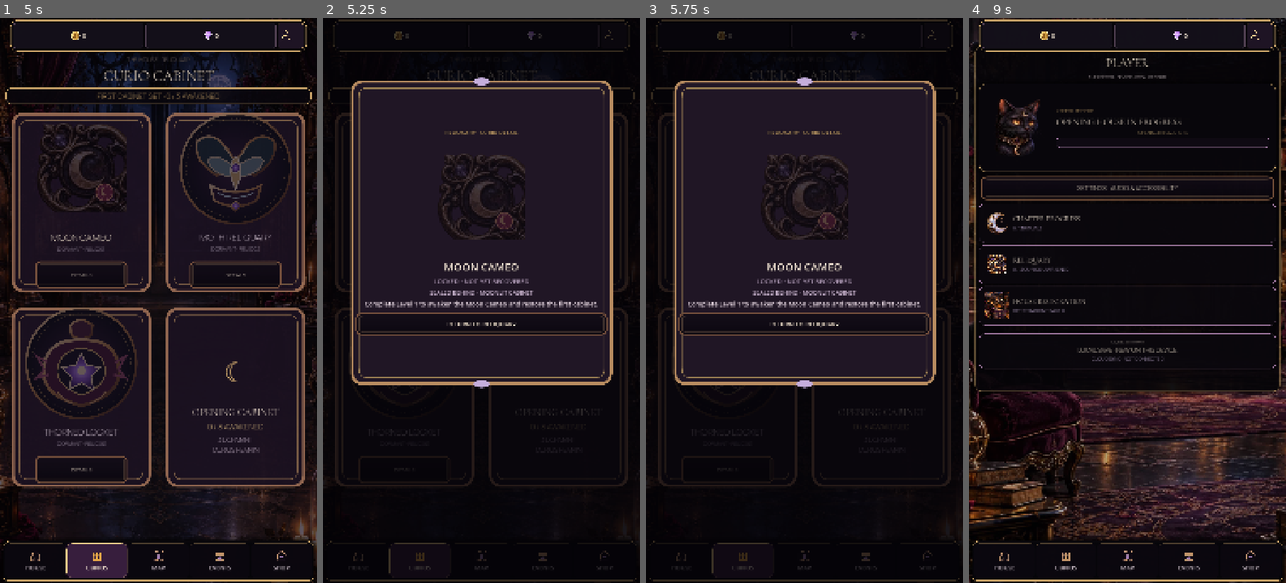
Above: before the commit, frames 1-4 (left to right).
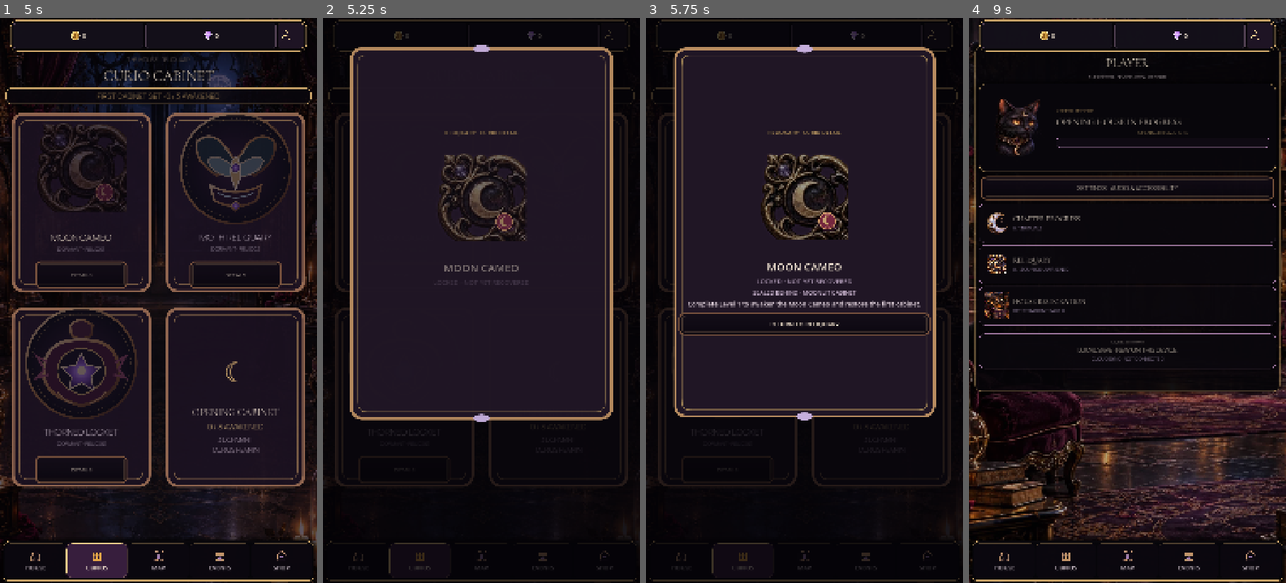
Above: after the commit, the same moments.

Repository: Jay-prodesign/akilta-match3
Game: Godot game, scene res://src/app/app_bootstrap.tscn
Two runs of this game, one before a commit and one after it. Both use one fixed random seed, a clock stepped at 60 frames per second and the inputs below.
Inputs (mouse positions are in pixels of both pictures, inside the frame that each line leads up to):
- Up to frame 1 (5 s): click "ENTER THE HOUSE" at 0.5 s; click (85, 328) at 1.25 s; click "PLAY LEVEL 1" at 2 s; click (34, 560) at 2.75 s; click "PLAY LEVEL 1" at 3.5 s; click (98, 560) at 4.25 s
- Up to frame 2 (5.25 s): click "DETAILS" at 5 s
- Up to frame 3 (5.75 s): no input
- Up to frame 4 (9 s): click (1127, 560) at 5.75 s; click (1187, 560) at 6.5 s; click (1251, 560) at 7.25 s; click "RETURN TO RELIQUARY" at 8 s; click (1260, 34) at 8.75 s

Frame 1 is identical in both runs. In frame 2, 11% of the frame differs, in the area x 8-92%, y 4-72%; in frame 3, 11%; in frame 4, nothing differs.

Commit message:
Choreograph Reliquary detail interactions and modal reveal

Diff:
--- a/src/app/app_bootstrap.gd
+++ b/src/app/app_bootstrap.gd
@@ -140,12 +140,19 @@
 		return false
 	var screen: Node = CollectionScene.instantiate()
 	_show_screen(screen)
+	if screen.has_method("apply_presentation_settings"):
+		screen.apply_presentation_settings(user_settings.get_presentation_state())
 	screen.set_progress(progress)
 	_install_product_navigation(screen, "curios")
 	screen.back_requested.connect(_on_collection_back)
 	if screen.has_signal("house_inspect_requested"):
 		screen.house_inspect_requested.connect(_on_collection_house_inspect_requested)
-	return true
+	if screen.has_signal("interaction_feedback_requested"):
+		screen.interaction_feedback_requested.connect(_on_collection_interaction_feedback_requested)
+	return true
+
+func _on_collection_interaction_feedback_requested(_kind: String = "ui") -> void:
+	_emit_shell_feedback()
 
 func show_map() -> bool:
 	if not navigation.go(NavigationScript.Route.MAP):
--- a/src/ui/collection/curio_collection.gd
+++ b/src/ui/collection/curio_collection.gd
@@ -3,6 +3,7 @@
 
 signal back_requested
 signal house_inspect_requested(curio_id: String)
+signal interaction_feedback_requested(kind: String)
 
 const PieceAssetLoader = preload("res://src/match3/presentation/piece_asset_loader.gd")
 const ScreenArt = preload("res://src/ui/shared/screen_art_registry.gd")
@@ -17,6 +18,8 @@
 var progress
 var _detail_overlay: Control
 var _moon_textures: Dictionary = {}
+var _reduced_motion: bool = false
+var _reliquary_tactile_buttons: Array[Button] = []
 
 @onready var backdrop: TextureRect = $ReliquaryMoonlitBackdrop
 @onready var count_label: Label = $Layout/Count
@@ -57,6 +60,9 @@
 	ProductionChrome.apply_action_button(slot3_action, "utility", "reliquary_detail")
 	ProductionChrome.apply_compact_panel(set_summary, "reliquary_set_summary")
 	ProductionChrome.apply_action_button(back_button, "utility", "reliquary_back")
+	_bind_reliquary_tactile(moon_action, "moon_details", 0.965)
+	_bind_reliquary_tactile(slot2_action, "moth_details", 0.965)
+	_bind_reliquary_tactile(slot3_action, "thorned_details", 0.965)
 	back_button.pressed.connect(func(): back_requested.emit())
 	moon_action.pressed.connect(func(): _open_curio_detail("moon_cameo"))
 	slot2_action.pressed.connect(func(): _open_curio_detail("moth_reliquary"))
@@ -66,6 +72,85 @@
 func set_progress(value) -> void:
 	progress = value
 	_refresh()
+
+func apply_presentation_settings(state: Dictionary) -> void:
+	_reduced_motion = bool(state.get("reduced_motion", false))
+	for button in _reliquary_tactile_buttons:
+		button.set_meta("reliquary_tactile_reduced_motion", _reduced_motion)
+		if _reduced_motion:
+			_stop_reliquary_tactile_tween(button)
+			button.scale = Vector2.ONE
+			button.modulate = Color.WHITE
+			button.set_meta("reliquary_tactile_phase", "idle")
+	if _detail_overlay != null and is_instance_valid(_detail_overlay) and _detail_overlay.has_method("apply_presentation_settings"):
+		_detail_overlay.apply_presentation_settings(state)
+
+func curio_interaction_contract() -> Dictionary:
+	return {
+		"details_tactile": [moon_action, slot2_action, slot3_action].all(func(button): return button != null and bool(button.get_meta("reliquary_tactile_bound", false)) and float(button.get_meta("reliquary_tactile_press_scale", 1.0)) <= 0.97),
+		"feedback_signal": has_signal("interaction_feedback_requested"),
+		"reduced_motion_supported": true,
+		"hidden_back_ignored": back_button != null and not back_button.visible and not bool(back_button.get_meta("reliquary_tactile_bound", false)),
+	}
+
+func _bind_reliquary_tactile(button: Button, role: String, press_scale: float) -> void:
+	if button == null:
+		return
+	button.set_meta("reliquary_tactile_role", role)
+	button.set_meta("reliquary_tactile_press_scale", press_scale)
+	button.set_meta("reliquary_tactile_reduced_motion", _reduced_motion)
+	if bool(button.get_meta("reliquary_tactile_bound", false)):
+		return
+	button.set_meta("reliquary_tactile_bound", true)
+	_reliquary_tactile_buttons.append(button)
+	button.button_down.connect(_press_reliquary_tactile.bind(button))
+	button.button_up.connect(_release_reliquary_tactile.bind(button))
+	button.mouse_exited.connect(_release_reliquary_tactile.bind(button))
+	button.focus_exited.connect(_release_reliquary_tactile.bind(button))
+
+func _press_reliquary_tactile(button: Button) -> void:
+	if button == null or button.disabled or not button.visible:
+		return
+	_stop_reliquary_tactile_tween(button)
+	button.pivot_offset = button.size * 0.5
+	button.set_meta("reliquary_tactile_phase", "pressed")
+	interaction_feedback_requested.emit("ui")
+	if bool(button.get_meta("reliquary_tactile_reduced_motion", false)):
+		button.scale = Vector2.ONE
+		button.modulate = Color.WHITE
+		return
+	var target_scale := clampf(float(button.get_meta("reliquary_tactile_press_scale", 0.965)), 0.94, 0.98)
+	var tween := create_tween()
+	button.set_meta("reliquary_tactile_tween", tween)
+	tween.set_parallel(true)
+	tween.tween_property(button, "scale", Vector2(target_scale, target_scale), 0.06).set_trans(Tween.TRANS_QUAD).set_ease(Tween.EASE_OUT)
+	tween.tween_property(button, "modulate", Color(1.0, 0.95, 0.87, 1.0), 0.06).set_trans(Tween.TRANS_QUAD).set_ease(Tween.EASE_OUT)
+
+func _release_reliquary_tactile(button: Button) -> void:
+	if button == null:
+		return
+	_stop_reliquary_tactile_tween(button)
+	button.pivot_offset = button.size * 0.5
+	button.set_meta("reliquary_tactile_phase", "release")
+	if bool(button.get_meta("reliquary_tactile_reduced_motion", false)):
+		button.scale = Vector2.ONE
+		button.modulate = Color.WHITE
+		button.set_meta("reliquary_tactile_phase", "idle")
+		return
+	var tween := create_tween()
+	button.set_meta("reliquary_tactile_tween", tween)
+	tween.set_parallel(true)
+	tween.tween_property(button, "scale", Vector2.ONE, 0.16).set_trans(Tween.TRANS_BACK).set_ease(Tween.EASE_OUT)
+	tween.tween_property(button, "modulate", Color.WHITE, 0.11).set_trans(Tween.TRANS_QUAD).set_ease(Tween.EASE_OUT)
+	tween.finished.connect(func(): button.set_meta("reliquary_tactile_phase", "idle"))
+
+func _stop_reliquary_tactile_tween(button: Button) -> void:
+	if button == null or not button.has_meta("reliquary_tactile_tween"):
+		return
+	var previous = button.get_meta("reliquary_tactile_tween")
+	if previous is Tween and (previous as Tween).is_valid():
+		(previous as Tween).kill()
+	button.remove_meta("reliquary_tactile_tween")
 
 func _refresh() -> void:
 	if not is_node_ready():
@@ -179,11 +264,15 @@
 	overlay.name = "CurioDetailOverlay"
 	add_child(overlay)
 	_detail_overlay = overlay
+	if overlay.has_method("apply_presentation_settings"):
+		overlay.apply_presentation_settings({"reduced_motion": _reduced_motion})
 	if not bool(overlay.configure(curio_id, data, awakened, texture)):
 		overlay.queue_free()
 		_detail_overlay = null
 		return
 	overlay.close_requested.connect(_close_curio_detail)
+	if overlay.has_signal("interaction_feedback_requested"):
+		overlay.interaction_feedback_requested.connect(func(kind: String): interaction_feedback_requested.emit(kind))
 	overlay.view_house_requested.connect(func(id: String): house_inspect_requested.emit(id))
 
 func _close_curio_detail() -> void:
--- a/src/ui/collection/curio_detail_panel.gd
+++ b/src/ui/collection/curio_detail_panel.gd
@@ -3,9 +3,17 @@
 
 signal close_requested
 signal view_house_requested(curio_id: String)
+signal interaction_feedback_requested(kind: String)
 
 var _curio_id: String = ""
-
+var _reduced_motion: bool = false
+var _closing: bool = false
+var _presented: bool = false
+var _intro_tween: Tween
+var _exit_tween: Tween
+var _detail_tactile_buttons: Array[Button] = []
+
+@onready var veil: ColorRect = $Veil
 @onready var card: PanelContainer = $CurioDetailCard
 @onready var hero_art: TextureRect = $CurioDetailCard/Content/HeroArt
 @onready var title: Label = $CurioDetailCard/Content/Name
@@ -19,7 +27,9 @@
 	ProductionChrome.apply_primary(card)
 	ProductionChrome.apply_action_button(view_house, "primary", "curio_view_house")
 	ProductionChrome.apply_action_button(close, "utility", "curio_return_reliquary")
-	close.pressed.connect(func(): close_requested.emit())
+	_bind_detail_tactile(view_house, "view_house", 0.955)
+	_bind_detail_tactile(close, "close", 0.97)
+	close.pressed.connect(_request_close)
 	view_house.pressed.connect(func(): view_house_requested.emit(_curio_id))
 
 func configure(curio_id: String, data: Dictionary, awakened: bool, texture: Texture2D) -> bool:
@@ -36,7 +46,149 @@
 	view_house.visible = awakened
 	card.set_meta("curio_id", curio_id)
 	card.set_meta("ownership_state", "awakened" if awakened else "locked")
+	call_deferred("_play_intro")
 	return true
+
+func apply_presentation_settings(state: Dictionary) -> void:
+	_reduced_motion = bool(state.get("reduced_motion", false))
+	for button in _detail_tactile_buttons:
+		button.set_meta("detail_tactile_reduced_motion", _reduced_motion)
+		if _reduced_motion:
+			_stop_detail_tactile_tween(button)
+			button.scale = Vector2.ONE
+			button.modulate = Color.WHITE
+	if _reduced_motion and _presented:
+		_settle_modal()
+
+func _bind_detail_tactile(button: Button, role: String, press_scale: float) -> void:
+	if button == null:
+		return
+	button.set_meta("detail_tactile_role", role)
+	button.set_meta("detail_tactile_press_scale", press_scale)
+	button.set_meta("detail_tactile_reduced_motion", _reduced_motion)
+	if bool(button.get_meta("detail_tactile_bound", false)):
+		return
+	button.set_meta("detail_tactile_bound", true)
+	_detail_tactile_buttons.append(button)
+	button.button_down.connect(_press_detail_tactile.bind(button))
+	button.button_up.connect(_release_detail_tactile.bind(button))
+	button.mouse_exited.connect(_release_detail_tactile.bind(button))
+	button.focus_exited.connect(_release_detail_tactile.bind(button))
+
+func _press_detail_tactile(button: Button) -> void:
+	if button == null or button.disabled or not button.visible:
+		return
+	_stop_detail_tactile_tween(button)
+	button.pivot_offset = button.size * 0.5
+	button.set_meta("detail_tactile_phase", "pressed")
+	interaction_feedback_requested.emit("ui")
+	if bool(button.get_meta("detail_tactile_reduced_motion", false)):
+		button.scale = Vector2.ONE
+		button.modulate = Color.WHITE
+		return
+	var target_scale := clampf(float(button.get_meta("detail_tactile_press_scale", 0.97)), 0.94, 0.985)
+	var tween := create_tween()
+	button.set_meta("detail_tactile_tween", tween)
+	tween.set_parallel(true)
+	tween.tween_property(button, "scale", Vector2(target_scale, target_scale), 0.055).set_trans(Tween.TRANS_QUAD).set_ease(Tween.EASE_OUT)
+	tween.tween_property(button, "modulate", Color(1.0, 0.95, 0.86, 1.0), 0.055).set_trans(Tween.TRANS_QUAD).set_ease(Tween.EASE_OUT)
+
+func _release_detail_tactile(button: Button) -> void:
+	if button == null:
+		return
+	_stop_detail_tactile_tween(button)
+	button.pivot_offset = button.size * 0.5
+	button.set_meta("detail_tactile_phase", "release")
+	if bool(button.get_meta("detail_tactile_reduced_motion", false)):
+		button.scale = Vector2.ONE
+		button.modulate = Color.WHITE
+		button.set_meta("detail_tactile_phase", "idle")
+		return
+	var tween := create_tween()
+	button.set_meta("detail_tactile_tween", tween)
+	tween.set_parallel(true)
+	tween.tween_property(button, "scale", Vector2.ONE, 0.15).set_trans(Tween.TRANS_BACK).set_ease(Tween.EASE_OUT)
+	tween.tween_property(button, "modulate", Color.WHITE, 0.11).set_trans(Tween.TRANS_QUAD).set_ease(Tween.EASE_OUT)
+	tween.finished.connect(func(): button.set_meta("detail_tactile_phase", "idle"))
+
+func _stop_detail_tactile_tween(button: Button) -> void:
+	if button == null or not button.has_meta("detail_tactile_tween"):
+		return
+	var previous = button.get_meta("detail_tactile_tween")
+	if previous is Tween and (previous as Tween).is_valid():
+		(previous as Tween).kill()
+	button.remove_meta("detail_tactile_tween")
+
+func _play_intro() -> void:
+	if _presented or card == null or veil == null:
+		return
+	_presented = true
+	set_meta("modal_phase", "opening")
+	card.pivot_offset = card.size * 0.5
+	var rest_position := card.position
+	card.set_meta("modal_rest_position", rest_position)
+	if _reduced_motion:
+		_settle_modal()
+		return
+	veil.modulate = Color(1, 1, 1, 0)
+	card.modulate = Color(1, 1, 1, 0)
+	card.scale = Vector2(0.94, 0.94)
+	card.position = rest_position + Vector2(0, 24)
+	var content := card.get_node_or_null("Content") as Control
+	if content != null:
+		for child in content.get_children():
+			if child is CanvasItem:
+				(child as CanvasItem).modulate = Color(1, 1, 1, 0)
+	_intro_tween = create_tween()
+	_intro_tween.set_parallel(true)
+	_intro_tween.tween_property(veil, "modulate", Color.WHITE, 0.18).set_trans(Tween.TRANS_QUAD).set_ease(Tween.EASE_OUT)
+	_intro_tween.tween_property(card, "modulate", Color.WHITE, 0.18).set_delay(0.035).set_trans(Tween.TRANS_QUAD).set_ease(Tween.EASE_OUT)
+	_intro_tween.tween_property(card, "scale", Vector2.ONE, 0.24).set_delay(0.035).set_trans(Tween.TRANS_BACK).set_ease(Tween.EASE_OUT)
+	_intro_tween.tween_property(card, "position", rest_position, 0.22).set_delay(0.035).set_trans(Tween.TRANS_QUAD).set_ease(Tween.EASE_OUT)
+	if content != null:
+		var child_index := 0
+		for child in content.get_children():
+			if child is CanvasItem:
+				_intro_tween.tween_property(child, "modulate", Color.WHITE, 0.15).set_delay(0.09 + float(child_index) * 0.025).set_trans(Tween.TRANS_QUAD).set_ease(Tween.EASE_OUT)
+				child_index += 1
+	_intro_tween.finished.connect(func(): set_meta("modal_phase", "idle"))
+
+func _request_close() -> void:
+	if _closing:
+		return
+	_closing = true
+	set_meta("modal_phase", "closing")
+	if _intro_tween != null and _intro_tween.is_valid():
+		_intro_tween.kill()
+	if _reduced_motion:
+		close_requested.emit()
+		return
+	var rest_position: Vector2 = card.get_meta("modal_rest_position", card.position)
+	_exit_tween = create_tween()
+	_exit_tween.set_parallel(true)
+	_exit_tween.tween_property(veil, "modulate", Color(1, 1, 1, 0), 0.14).set_trans(Tween.TRANS_QUAD).set_ease(Tween.EASE_IN)
+	_exit_tween.tween_property(card, "modulate", Color(1, 1, 1, 0), 0.14).set_trans(Tween.TRANS_QUAD).set_ease(Tween.EASE_IN)
+	_exit_tween.tween_property(card, "scale", Vector2(0.96, 0.96), 0.14).set_trans(Tween.TRANS_QUAD).set_ease(Tween.EASE_IN)
+	_exit_tween.tween_property(card, "position", rest_position + Vector2(0, 18), 0.14).set_trans(Tween.TRANS_QUAD).set_ease(Tween.EASE_IN)
+	_exit_tween.finished.connect(func(): close_requested.emit())
+
+func _settle_modal() -> void:
+	if _intro_tween != null and _intro_tween.is_valid():
+		_intro_tween.kill()
+	if _exit_tween != null and _exit_tween.is_valid():
+		_exit_tween.kill()
+	var rest_position: Vector2 = card.get_meta("modal_rest_position", card.position)
+	veil.modulate = Color.WHITE
+	card.modulate = Color.WHITE
+	card.scale = Vector2.ONE
+	card.position = rest_position
+	var content := card.get_node_or_null("Content") as Control
+	if content != null:
+		for child in content.get_children():
+			if child is CanvasItem:
+				(child as CanvasItem).modulate = Color.WHITE
+	if not _closing:
+		set_meta("modal_phase", "idle")
 
 func detail_contract() -> Dictionary:
 	return {
@@ -47,5 +199,9 @@
 		"asset_backed_actions": view_house != null and view_house.get_theme_stylebox("normal") is StyleBoxTexture and close ! …(264 unchanged characters)…
 		"content_bounded_card": card != null and card.anchor_bottom - card.anchor_top <= 0.57,
 		"modal_veil_strength": ($Veil as ColorRect).color.a >= 0.74,
+		"modal_choreography": has_meta("modal_phase") and _presented,
+		"tactile_actions": close != null and bool(close.get_meta("detail_tactile_bound", false)) and view_house != null and bool(view_house.get_meta("detail_tactile_bound", false)),
+		"reduced_motion_supported": true,
+		"feedback_signal": has_signal("interaction_feedback_requested"),
 		"authored_scene": true,
 	}
--- a/tests/unit/test_reliquary_production_screen.gd
+++ b/tests/unit/test_reliquary_production_screen.gd
@@ -21,6 +21,11 @@
 	await process_frame
 
 	var contract: Dictionary = screen.curio_asset_contract()
+	var interaction: Dictionary = screen.curio_interaction_contract()
+	_expect(bool(interaction.get("details_tactile", false)), "Reliquary DETAILS actions must own visible press/release depth")
+	_expect(bool(interaction.get("feedback_signal", false)), "Reliquary DETAILS actions must expose semantic UI feedback")
+	_expect(bool(interaction.get("reduced_motion_supported", false)), "Reliquary interaction craft must support Reduced Motion")
+	_expect(bool(interaction.get("hidden_back_ignored", false)), "Reliquary interaction craft must ignore the hidden legacy Back action")
 	_expect(bool(contract.get("raster_runtime", false)), "Reliquary must use raster runtime Curio art")
 	_expect(bool(contract.get("authored_display_slots", false)), "Reliquary must own three authored Curio art slots")
 	_expect(bool(contract.get("world_backdrop_loaded", false)), "Reliquary must load authored House-world backdrop")
@@ -64,6 +69,15 @@
 		_expect(screen.get_node_or_null(path) is Button, "Authored DETAILS action missing: %s" % path)
 
 	var inspect := screen.get_node("Layout/Cards/MoonCard/DetailActionLayer/InspectAction") as Button
+	var collection_feedback := {"count": 0}
+	screen.interaction_feedback_requested.connect(func(_kind: String): collection_feedback["count"] = int(collection_feedback["count"]) + 1)
+	inspect.emit_signal("button_down")
+	await create_timer(0.09).timeout
+	_expect(inspect.scale.x < 0.98 and inspect.scale.y < 0.98, "Reliquary DETAILS must visibly compress on press")
+	_expect(int(collection_feedback["count"]) == 1, "Reliquary DETAILS press must emit exactly one semantic feedback request")
+	inspect.emit_signal("button_up")
+	await create_timer(0.20).timeout
+	_expect(absf(inspect.scale.x - 1.0) < 0.01, "Reliquary DETAILS must spring cleanly back on release")
 	inspect.emit_signal("pressed")
 	await process_frame
 	var detail = screen.get_node_or_null("CurioDetailOverlay")
@@ -77,12 +91,27 @@
 		_expect(bool(detail_contract.get("asset_backed_actions", false)), "Curio detail actions must use verified primary/utility production chrome")
 		_expect(bool(detail_contract.get("content_bounded_card", false)), "Curio detail card must fit its content instead of leaving oversized dead vertical space")
 		_expect(bool(detail_contract.get("modal_veil_strength", false)), "Curio detail modal must sufficiently suppress the collection UI behind it")
+		_expect(bool(detail_contract.get("modal_choreography", false)), "Curio detail must own authored backdrop/card reveal choreography")
+		_expect(bool(detail_contract.get("tactile_actions", false)), "Curio detail View in House/Return actions must own tactile press/release")
+		_expect(bool(detail_contract.get("reduced_motion_supported", false)), "Curio detail choreography must support Reduced Motion")
+		_expect(bool(detail_contract.get("feedback_signal", false)), "Curio detail actions must expose semantic UI feedback")
+		await create_timer(0.05).timeout
+		_expect(String(detail.get_meta("modal_phase", "")) == "opening", "Curio detail must visibly remain in its entrance phase instead of appearing instantly")
+		await create_timer(0.34).timeout
+		_expect(String(detail.get_meta("modal_phase", "")) == "idle", "Curio detail entrance choreography must settle cleanly")
 		var close := detail.get_node_or_null("CurioDetailCard/Content/Close") as Button
 		_expect(close != null, "Curio detail close action missing")
 		if close != null:
+			close.emit_signal("button_down")
+			await create_timer(0.08).timeout
+			_expect(close.scale.x < 0.99, "Curio detail Return action must visibly compress on press")
+			close.emit_signal("button_up")
+			await create_timer(0.19).timeout
 			close.emit_signal("pressed")
-			await process_frame
-			_expect(screen.get_node_or_null("CurioDetailOverlay") == null, "Curio detail must return to Reliquary")
+			await create_timer(0.04).timeout
+			_expect(screen.get_node_or_null("CurioDetailOverlay") != null and String(detail.get_meta("modal_phase", "")) == "closing", "Curio detail must play an exit phase instead of disappearing instantly")
+			await create_timer(0.18).timeout
+			_expect(screen.get_node_or_null("CurioDetailOverlay") == null, "Curio detail must return to Reliquary after exit choreography")
 
 	screen.queue_free()
 	await process_frame
